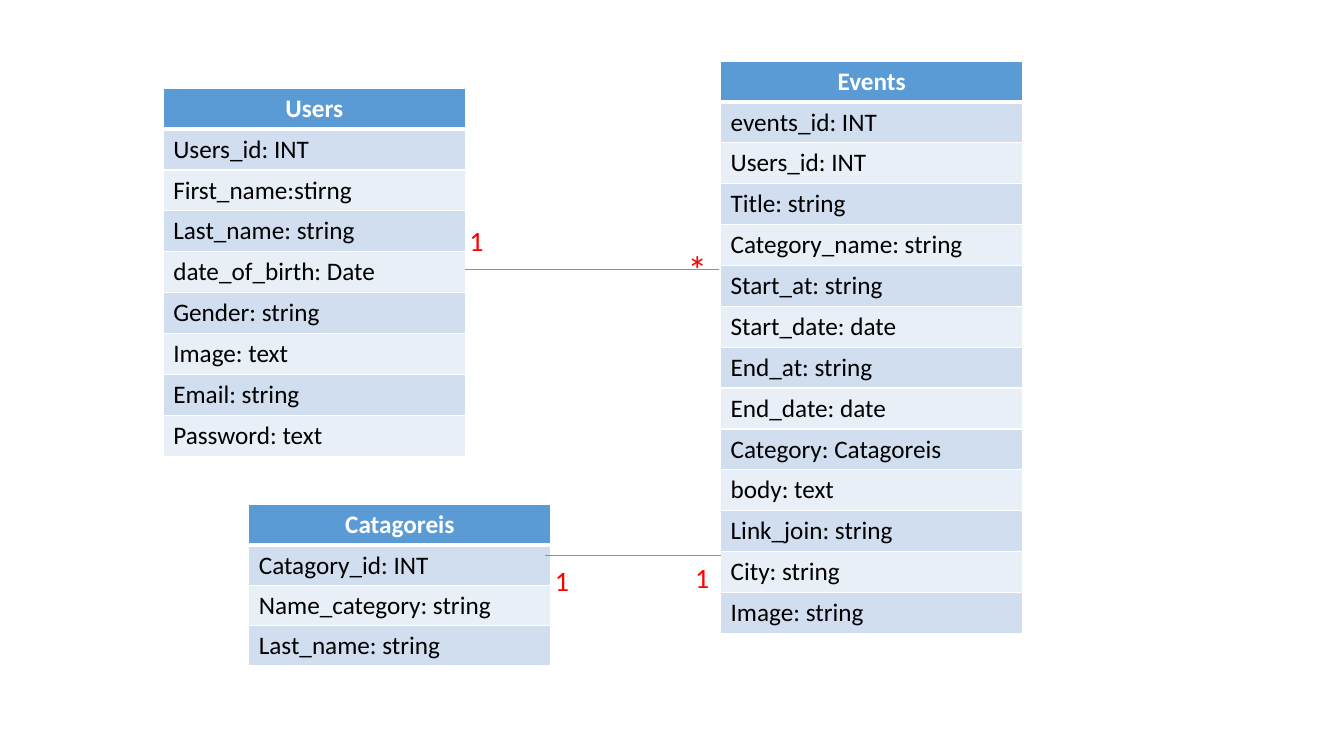
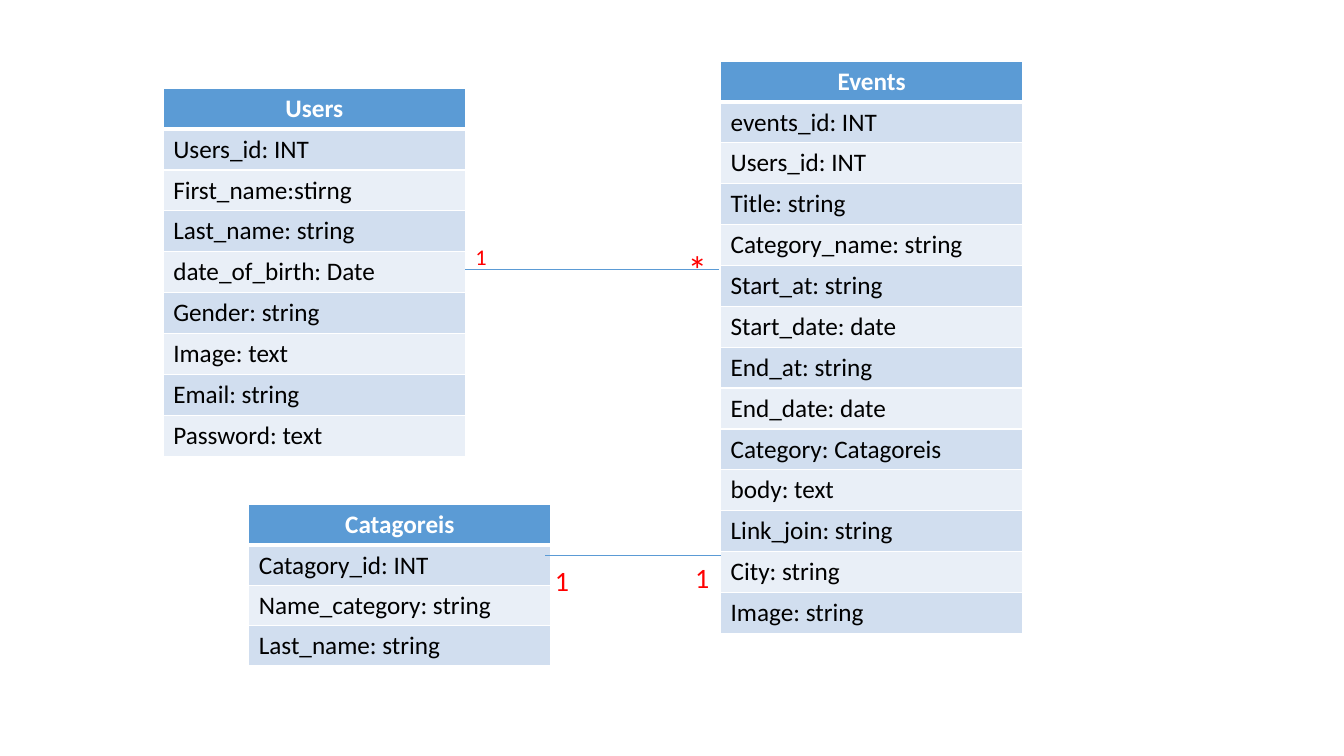
Before and after one commit to pnc-virtual-company/2021-G5-V2-PART1, a slide deck: slide 2 of docs/ER-DIAGRAM.pptx. Drawn at 1344x756 pixels with LibreOffice and Linux fonts; fonts in the diff are those of the drawing. Boxes give left, top, right and bottom in pixels: in the first picture for what was removed or moved away, otherwise in the second. Text is boxed around its words. In the diff, an @@ line names an element or a change of style, - is before the commit and + after.

Commit message:
#2 update ERD

```diff
--- a/docs/ER-DIAGRAM.pptx
+++ b/docs/ER-DIAGRAM.pptx
@@ text "1": place and size @@
-text "1" at <box>469,233,483,251</box>
+text "1" at <box>475,250,486,270</box>
@@ text "1" at <box>475,250,486,270</box>: size 20 to 16 pt @@
```
